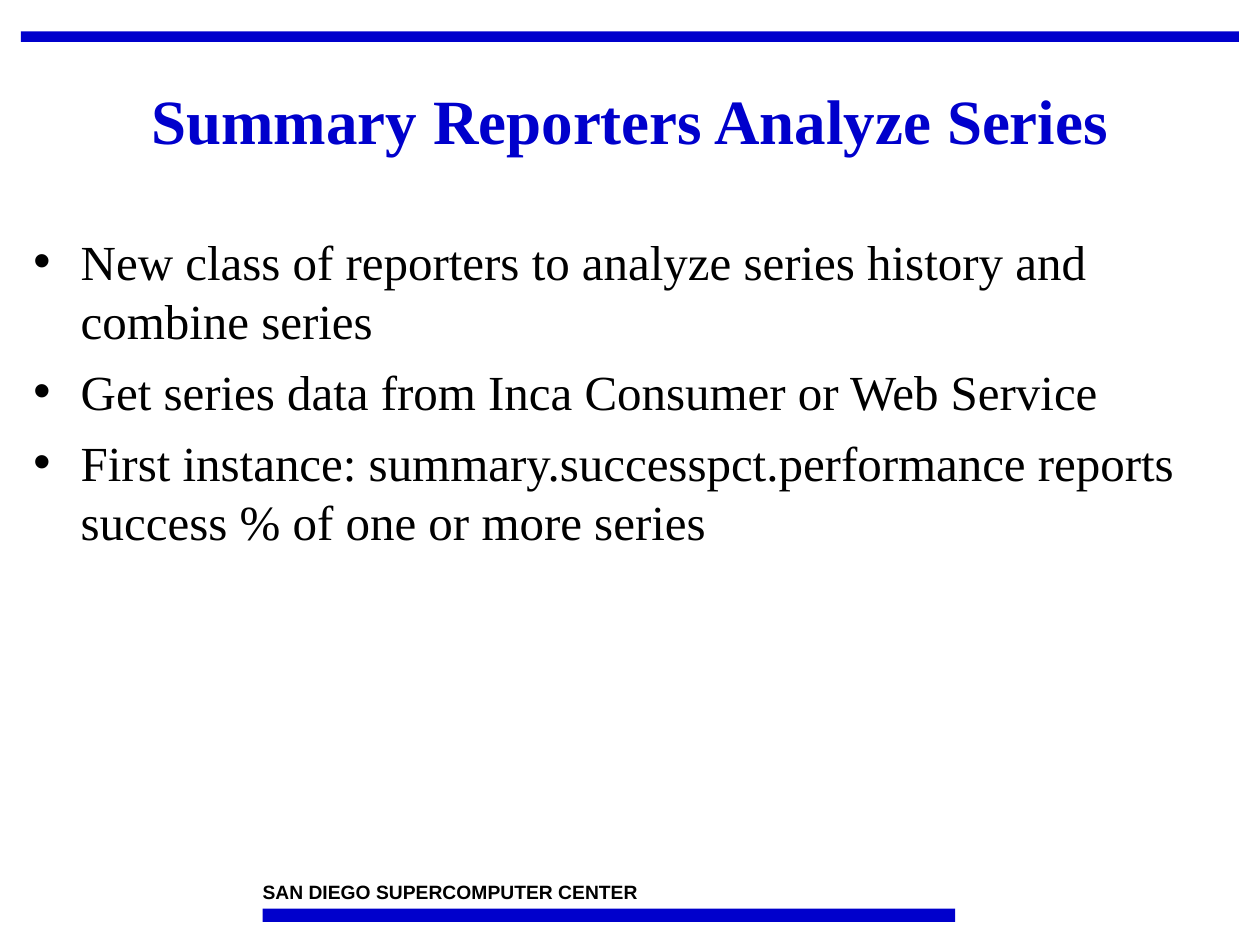
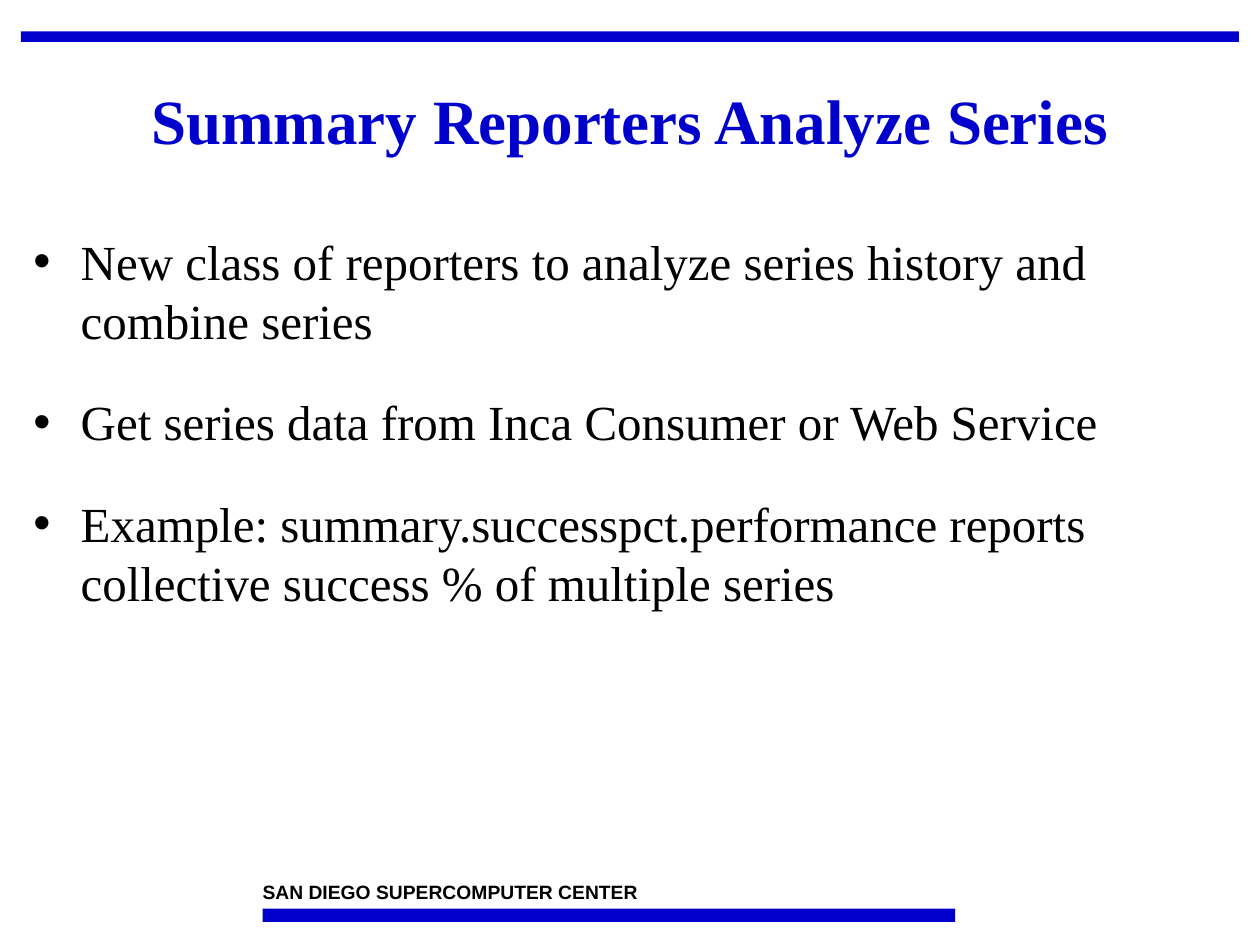
Before and after one commit to IncaProject/inca-xsede, a slide deck: slide 35 of talks/2008workshop/incaReporters.ppt. Drawn at 1260x945 pixels with LibreOffice and Linux fonts; fonts in the diff are those of the drawing; background and template pictures are left out. Boxes give left, top, right and bottom in pixels: in the first picture for what was removed or moved away, otherwise in the second. Text is boxed around its words. In the diff, an @@ line names an element or a change of style, - is before the commit and + after.

```diff
--- a/talks/2008workshop/incaReporters.ppt
+++ b/talks/2008workshop/incaReporters.ppt
@@ text at (81, 405, 1098, 441): more space between paragraphs @@
@@ text at (81, 507, 1085, 611): text changed @@
-• First instance: summary.successpct.performance reports success % of one or more series
+• Example: summary.successpct.performance reports collective success % of multiple series
```
Also in this commit, not shown: 17 other slides changed.
